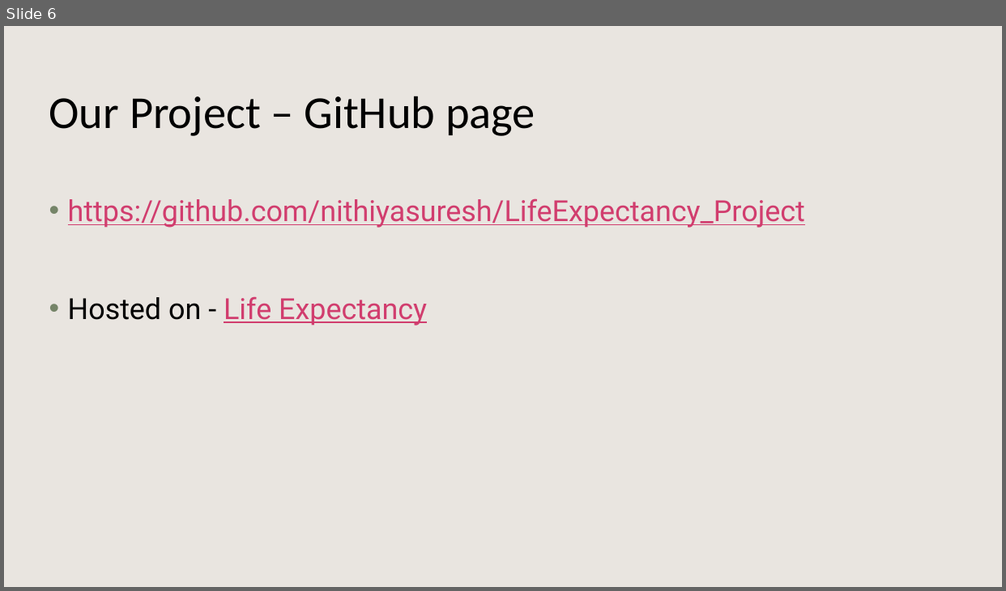
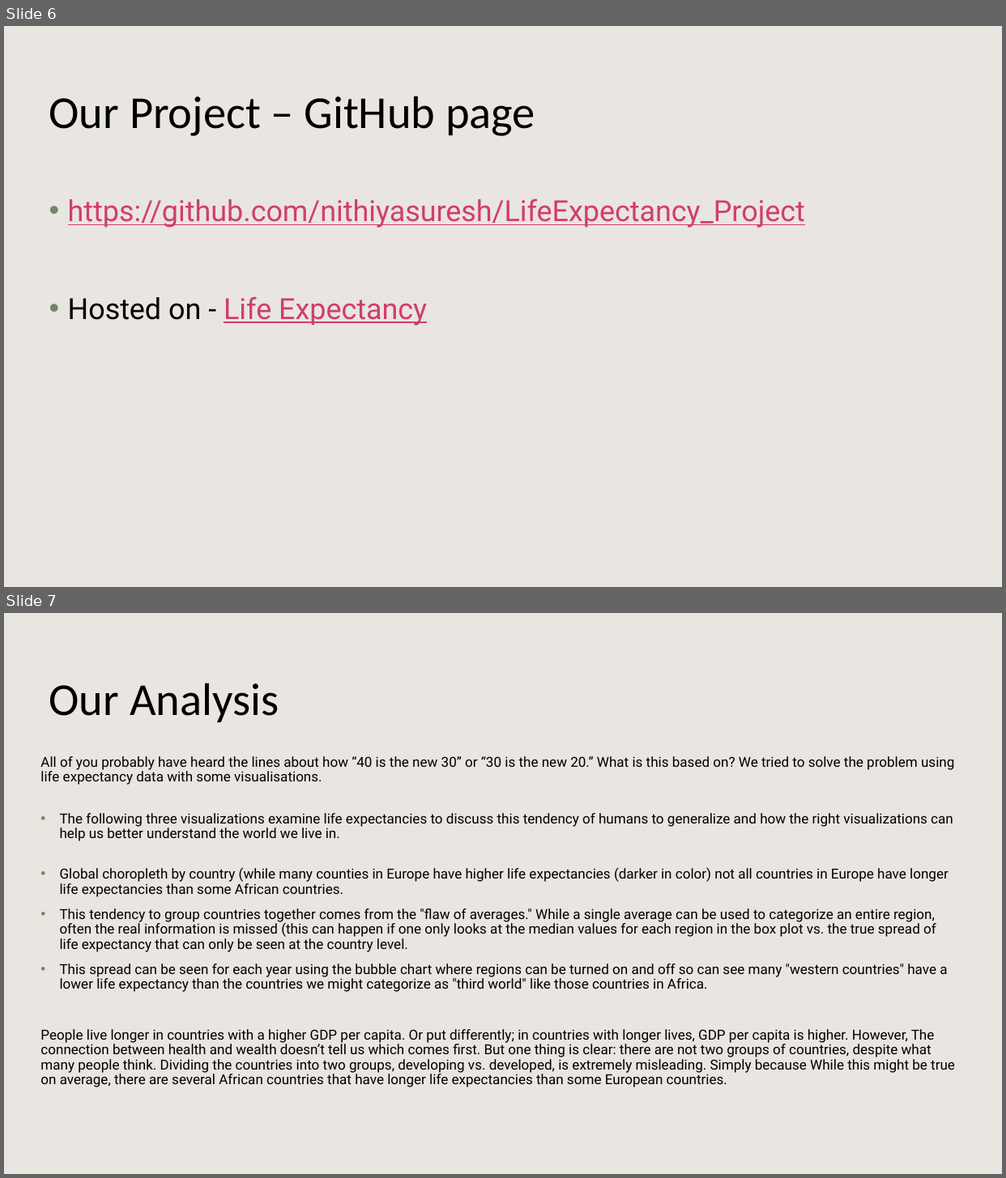
Before and after one commit to nithiyasuresh/LifeExpectancy_Project, a slide deck: Proposal Presentation/Life Expectancy presentation.pptx. Shown one above the other, each under a label of ours: slide 6 before the commit, slides 6 and 7 after it. The pictures are 1006x591 and 1006x1178 pixels, drawn with LibreOffice and Linux fonts; fonts in the diff are those of the drawing; background and template pictures are left out. Boxes give left, top, right and bottom in pixels: in the first picture for what was removed or moved away, otherwise in the second. Text is boxed around its words. In the diff, an @@ line names an element or a change of style, - is before the commit and + after.

```diff
--- a/Proposal Presentation/Life Expectancy presentation.pptx
+++ b/Proposal Presentation/Life Expectancy presentation.pptx
@@ slide 7 added at <box>4,613,1002,1174</box>, background picture (left out); not listed: 1 template element that a slide beside it also shows @@
@@ title added at <box>49,683,279,722</box>, 44 pt, text #000000 @@
+Our Analysis
@@ text added at <box>40,756,955,1088</box>, 13.3 pt, text #000000 @@
+All of you probably have heard the lines about how “40 is the new 30” or “30 is the new 20.” What is this based on? We tried to solve the problem using life expectancy data with some visualisations.
+• The following three visualizations examine life expectancies to discuss this tendency of humans to generalize and how the right visualizations can help us better understand the world we live in.
+• Global choropleth by country (while many counties in Europe have higher life expectancies (darker in color) not all countries in Europe have longer life expectancies than some African countries.
+• This tendency to group countries together comes from the "flaw of averages." While a single average can be used to categorize an entire region, often the real information is missed (this can happen if one only looks at the median values for each region in the box plot vs. the true spread of life expectancy that can only be seen at the country level.
+• This spread can be seen for each year using the bubble chart where regions can be turned on and off so can see many "western countries" have a lower life expectancy than the countries we might categorize as "third world" like those countries in Africa.
+People live longer in countries with a higher GDP per capita. Or put differently; in countries with longer lives, GDP per capita is higher. However, The connection between health and wealth doesn’t tell us which comes first. But one thing is clear: there are not two groups of countries, despite what many people think. Dividing the countries into two groups, developing vs. developed, is extremely misleading. Simply because While this might be true on average, there are several African countries that have longer life expectancies than some European countries.
```
Also in this commit, not shown: 3 slides changed, 1 other slide added, 1 slide removed.
